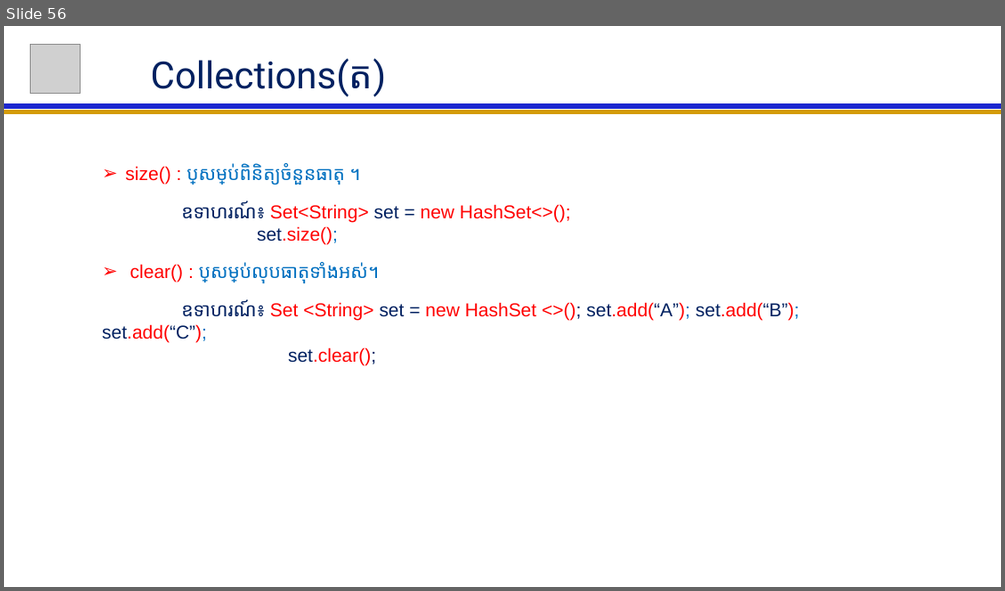
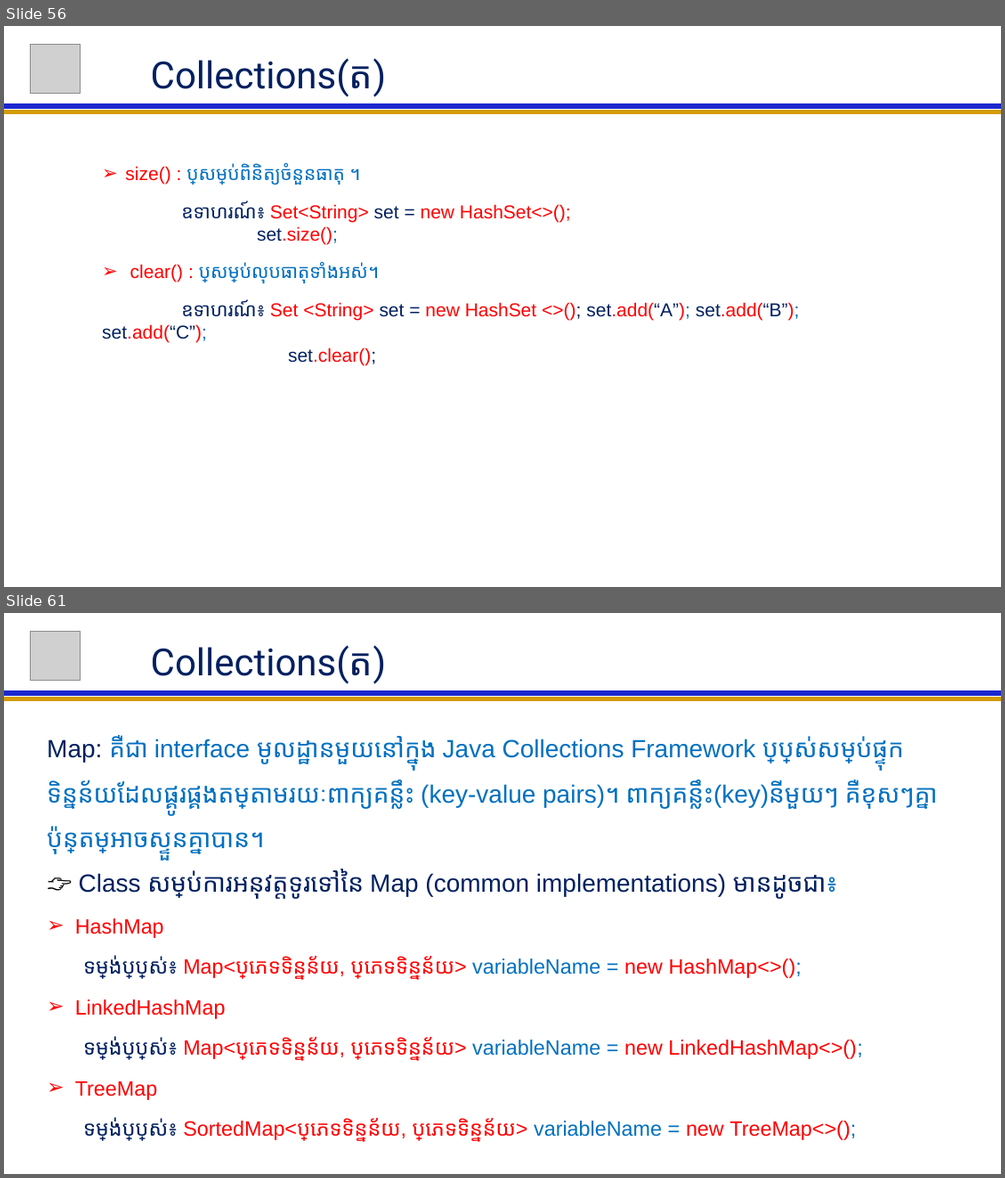
Before and after one commit to NGOUNCHHENGHY/ACLEDA-Java-For-Beginer, a slide deck: Java For Beginer Lession.pptx. Shown one above the other, each under a label of ours: slide 56 before the commit, slides 56 and 61 after it; the slides between them are not shown. The pictures are 1005x591 and 1005x1178 pixels, drawn with LibreOffice and Linux fonts; fonts in the diff are those of the drawing; grey boxes stand for pictures. Boxes give left, top, right and bottom in pixels: in the first picture for what was removed or moved away, otherwise in the second. Text is boxed around its words. In the diff, an @@ line names an element or a change of style, - is before the commit and + after.

```diff
--- a/Java For Beginer Lession.pptx
+++ b/Java For Beginer Lession.pptx
@@ slide 61 added at (4,613,1001,1174), background #FFFFFF @@
@@ picture added at (31,631,81,681) @@
@@ title added at (151,645,386,684), 36 pt, text #002060 @@
+Collections(ត)
@@ line added from (4, 699) to (1001, 699), #D49B06 4.5 pt @@
@@ line added from (4, 693) to (1001, 693), #1C27CF 4.5 pt @@
@@ subtitle added at (47,735,930,1142), 20 pt, text #0070C0 @@
+Map: គឺជា interface មូលដ្ឋានមួយនៅក្នុង Java Collections Framework ប្រើប្រាស់សម្រាប់ផ្ទុកទិន្នន័យដែលផ្គូរផ្គងតម្លៃតាមរយៈពាក្យគន្លឹះ (key-value pairs)។ ពាក្យគន្លឹះ(key)នីមួយៗ គឺខុសៗគ្នា ប៉ុន្តែតម្លៃអាចស្ទួនគ្នាបាន។
+👉 Class សម្រាប់ការអនុវត្តទូរទៅនៃ Map (common implementations) មានដូចជា៖
+➢ HashMap
+ទម្រង់ប្រើប្រាស់៖ Map<ប្រភេទទិន្នន័យ, ប្រភេទទិន្នន័យ> variableName = new HashMap<>();
+➢ LinkedHashMap
+ទម្រង់ប្រើប្រាស់៖ Map<ប្រភេទទិន្នន័យ, ប្រភេទទិន្នន័យ> variableName = new LinkedHashMap<>();
+➢ TreeMap
+ទម្រង់ប្រើប្រាស់៖ SortedMap<ប្រភេទទិន្នន័យ, ប្រភេទទិន្នន័យ> variableName = new TreeMap<>();
```
Also in this commit, not shown: 3 slides changed, 16 other slides added.
